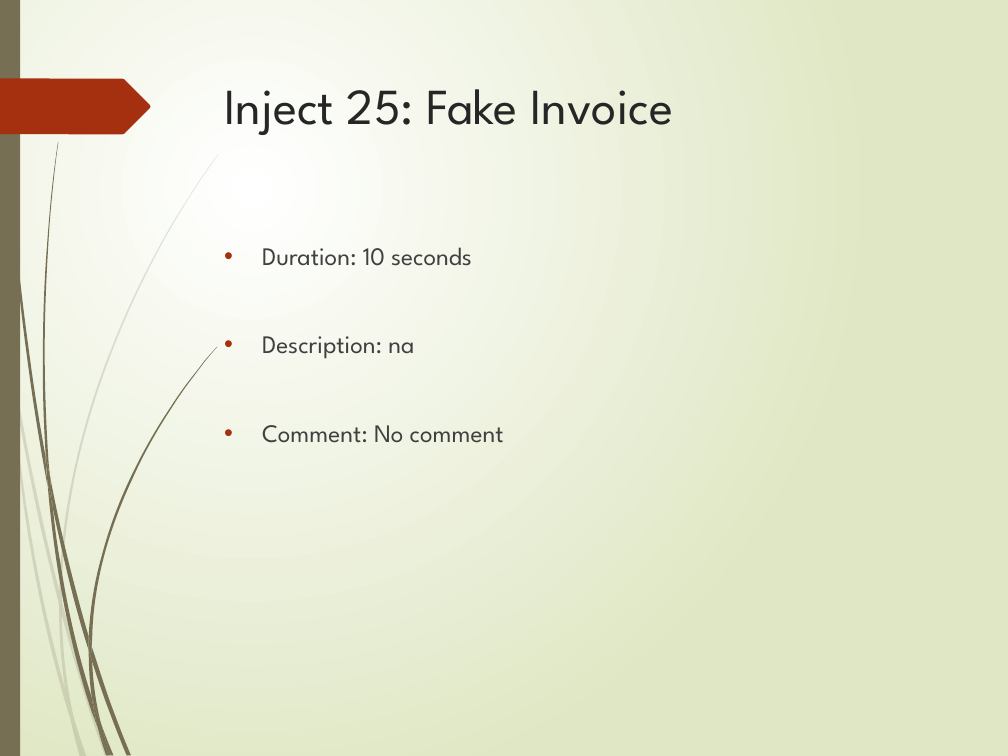
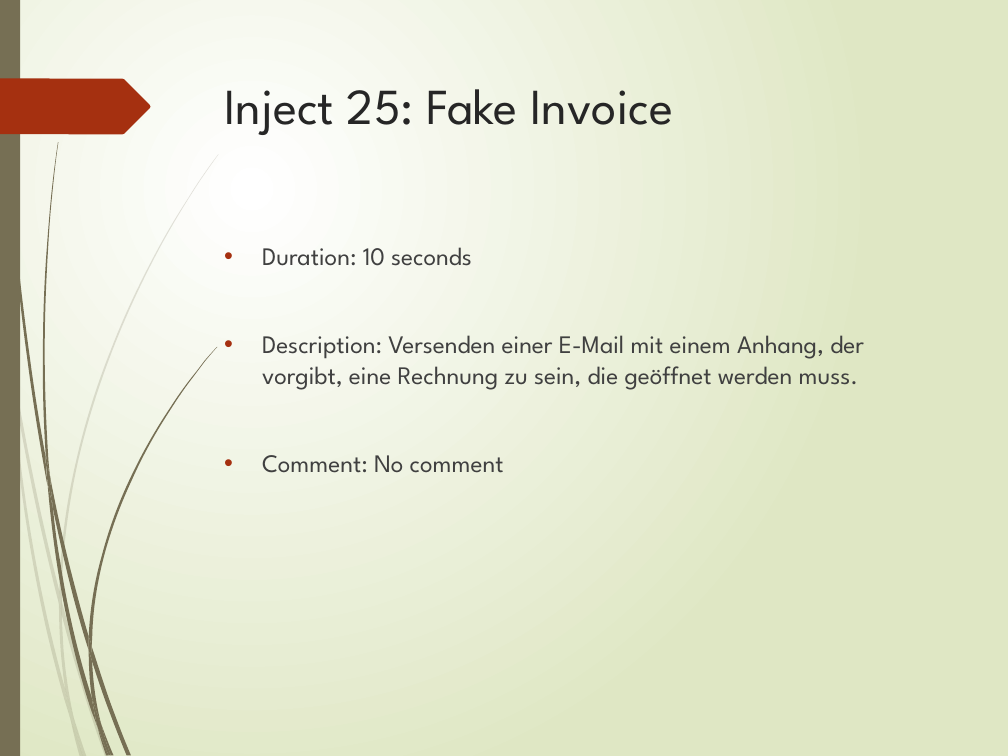
Before and after one commit to cidies/dryrun, a slide deck: slide 6 of static/Phishing_Angriff_-_Anwaltskanzlei_Köln_presentation.pptx (slide 4 before the commit). Drawn at 1008x756 pixels with LibreOffice and Linux fonts; fonts in the diff are those of the drawing. Boxes give left, top, right and bottom in pixels: in the first picture for what was removed or moved away, otherwise in the second. Text is boxed around its words. In the diff, an @@ line names an element or a change of style, - is before the commit and + after.

```diff
--- a/static/Phishing_Angriff_-_Anwaltskanzlei_Köln_presentation.pptx
+++ b/static/Phishing_Angriff_-_Anwaltskanzlei_Köln_presentation.pptx
@@ text at <box>262,335,864,390</box>: text changed @@
-• Description: na
+• Description: Versenden einer E-Mail mit einem Anhang, der vorgibt, eine Rechnung zu sein, die geöffnet werden muss.
```
Also in this commit, not shown: 7 other slides changed, 2 slides added, 7 other files.
